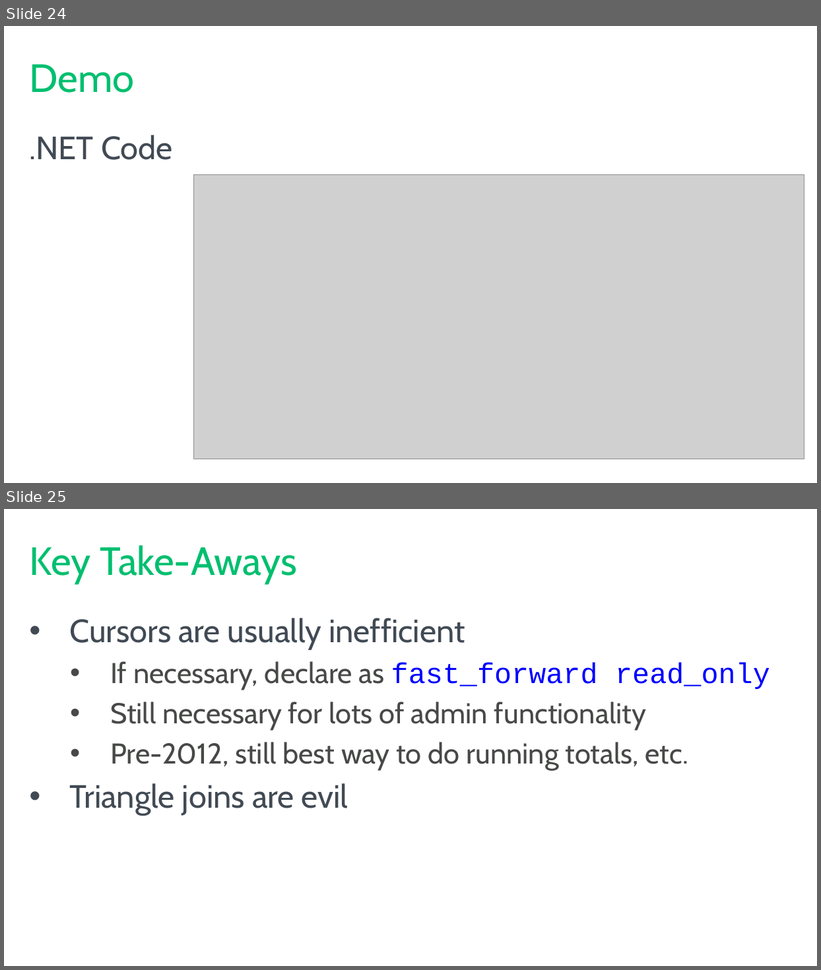
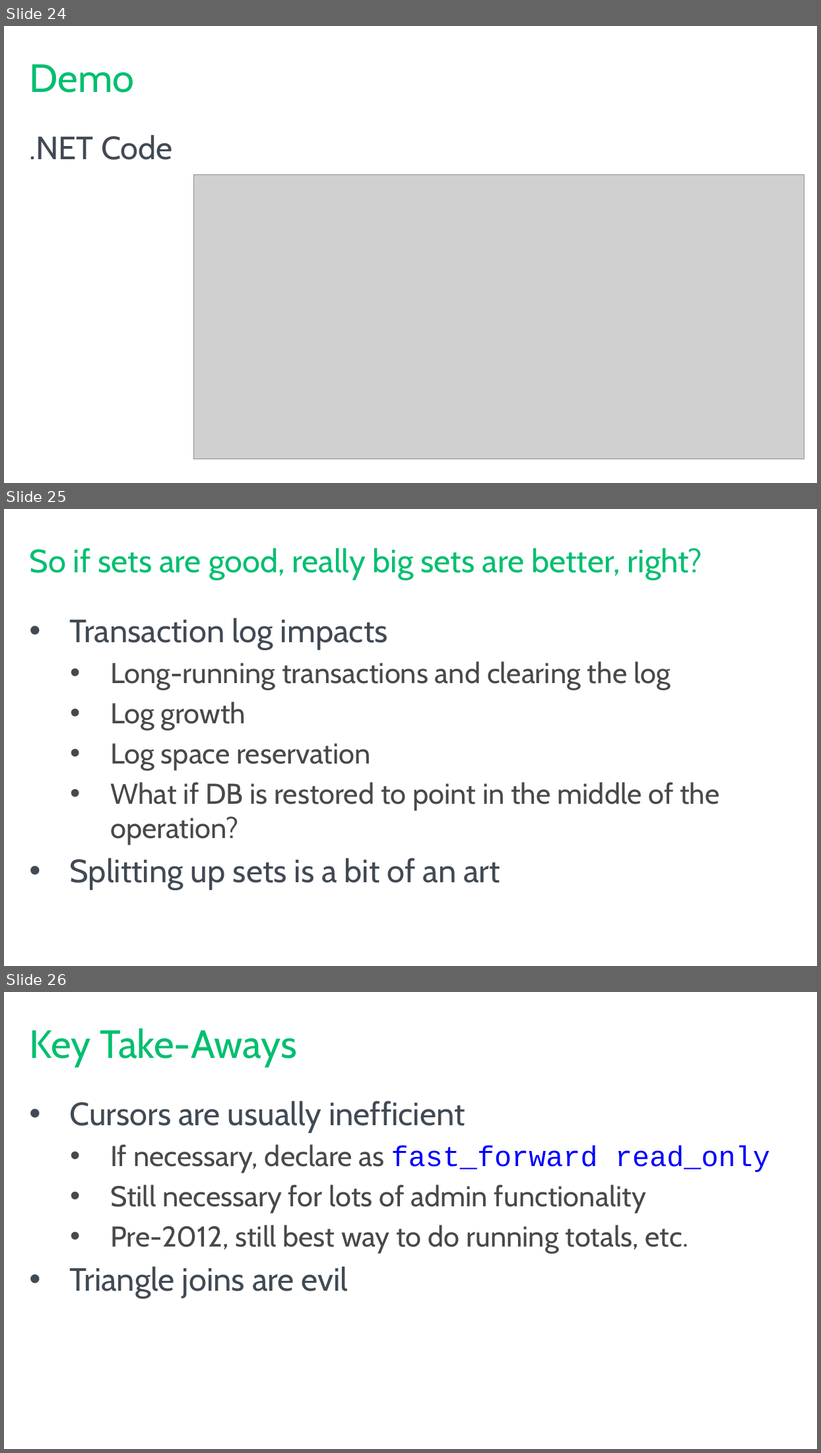
Before and after one commit to tf3604/SetMeUp, a slide deck: HowToThinkInSets.pptx. Shown one above the other, each under a label of ours: slides 24 and 25 before the commit, slides 24, 25 and 26 after it. The pictures are 821x970 and 821x1453 pixels, drawn with LibreOffice and Linux fonts; fonts in the diff are those of the drawing; grey boxes stand for pictures; background and template pictures are left out. Boxes give left, top, right and bottom in pixels: in the first picture for what was removed or moved away, otherwise in the second. Text is boxed around its words. In the diff, an @@ line names an element or a change of style, - is before the commit and + after.

Commit message:
Add slide on why we might break up realy large sets.

```diff
--- a/HowToThinkInSets.pptx
+++ b/HowToThinkInSets.pptx
@@ slide 25 added at (4,509,817,966), background #FFFFFF @@
@@ title added at (30,548,702,580), 36 pt, text #00BF6F @@
+So if sets are good, really big sets are better, right?
@@ text added at (70,618,719,890), 32 pt, text #474947 @@
+• Transaction log impacts
+  • Long-running transactions and clearing the log
+  • Log growth
+  • Log space reservation
+  • What if DB is restored to point in the middle of the operation?
+• Splitting up sets is a bit of an art
@@ what was slide 25 is now slide 26 @@
```
Also in this commit, not shown: 1 slide changed.
